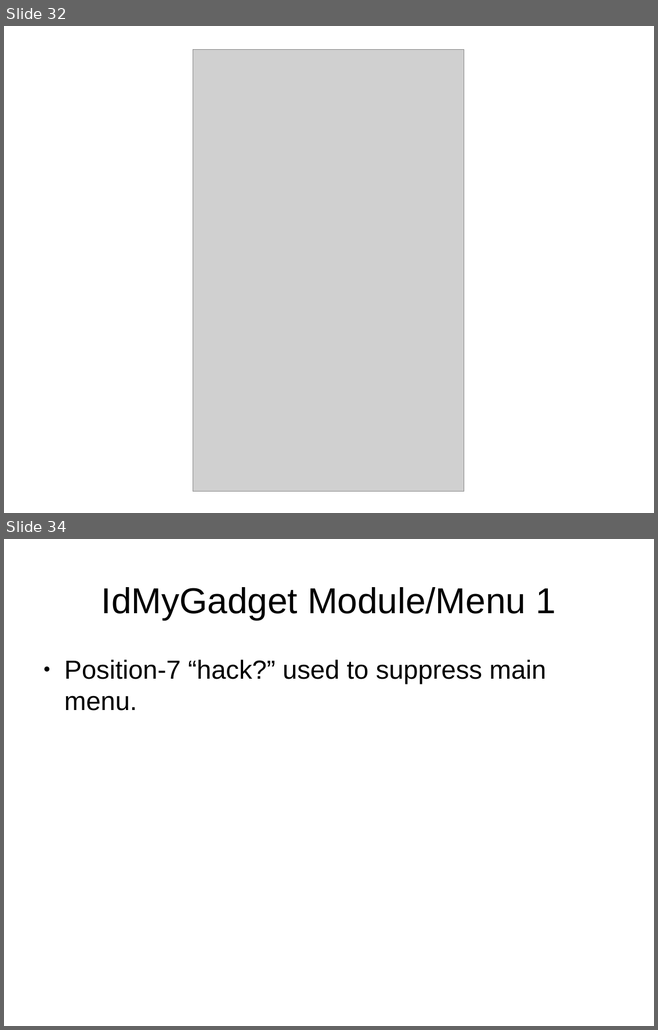
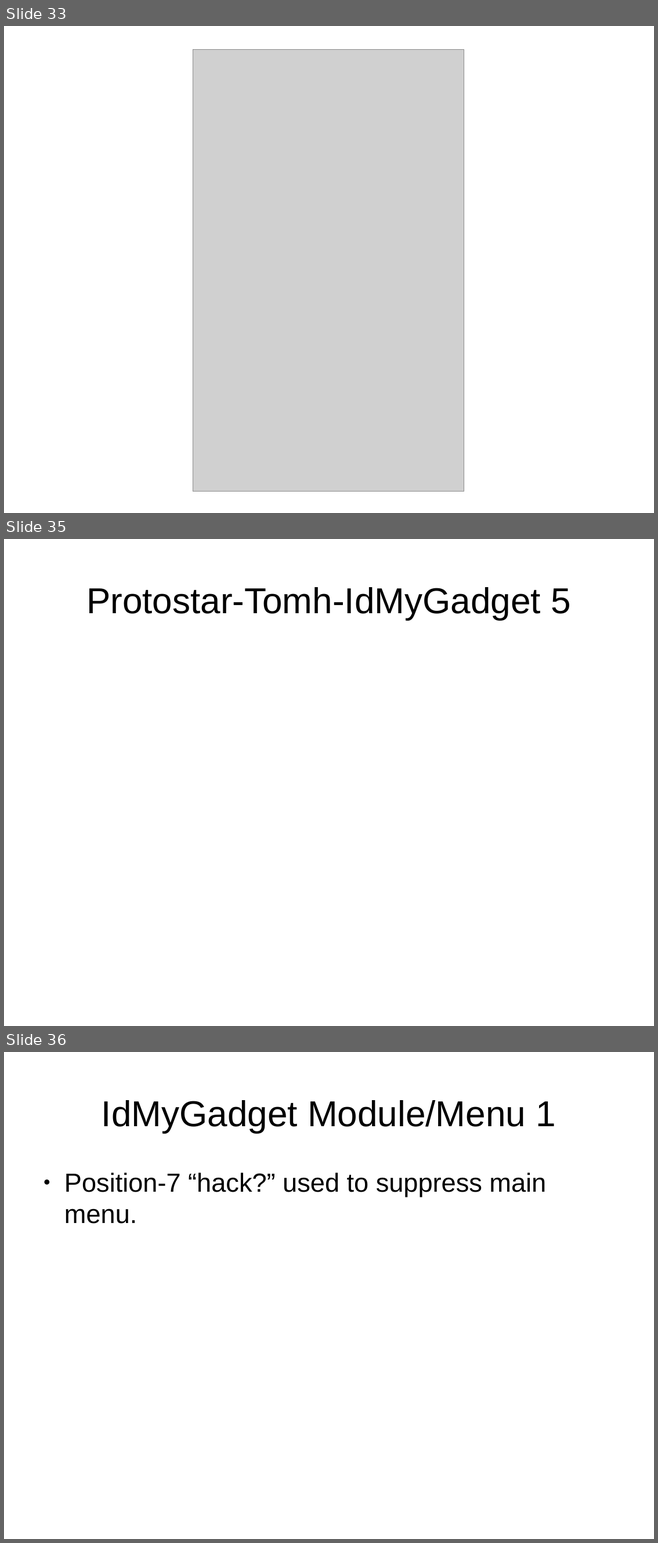
Before and after one commit to tomwhartung/jmws_accoutrements, a slide deck: presentations/2015_09-Joomla/Device_Detection-In_Protostar_and_Beez3.odp. Shown one above the other, each under a label of ours: slides 32 and 34 before the commit, slides 33, 35 and 36 after it; the slides between them are not shown. The pictures are 658x1030 and 658x1543 pixels, drawn with LibreOffice and Linux fonts; fonts in the diff are those of the drawing; grey boxes stand for pictures. Boxes give left, top, right and bottom in pixels: in the first picture for what was removed or moved away, otherwise in the second. Text is boxed around its words. In the diff, an @@ line names an element or a change of style, - is before the commit and + after.

```diff
--- a/presentations/2015_09-Joomla/Device_Detection-In_Protostar_and_Beez3.odp
+++ b/presentations/2015_09-Joomla/Device_Detection-In_Protostar_and_Beez3.odp
@@ slide 35 added at [4, 539, 654, 1026], background #FFFFFF @@
@@ title added at [86, 587, 571, 620], 44 pt, text #000000 @@
+Protostar-Tomh-IdMyGadget 5
@@ what was slide 32 is now slide 33 @@
@@ what was slide 34 is now slide 36 @@
```
Also in this commit, not shown: 1 slide changed, 3 other slides added, 2 slides removed, 2 other files.
